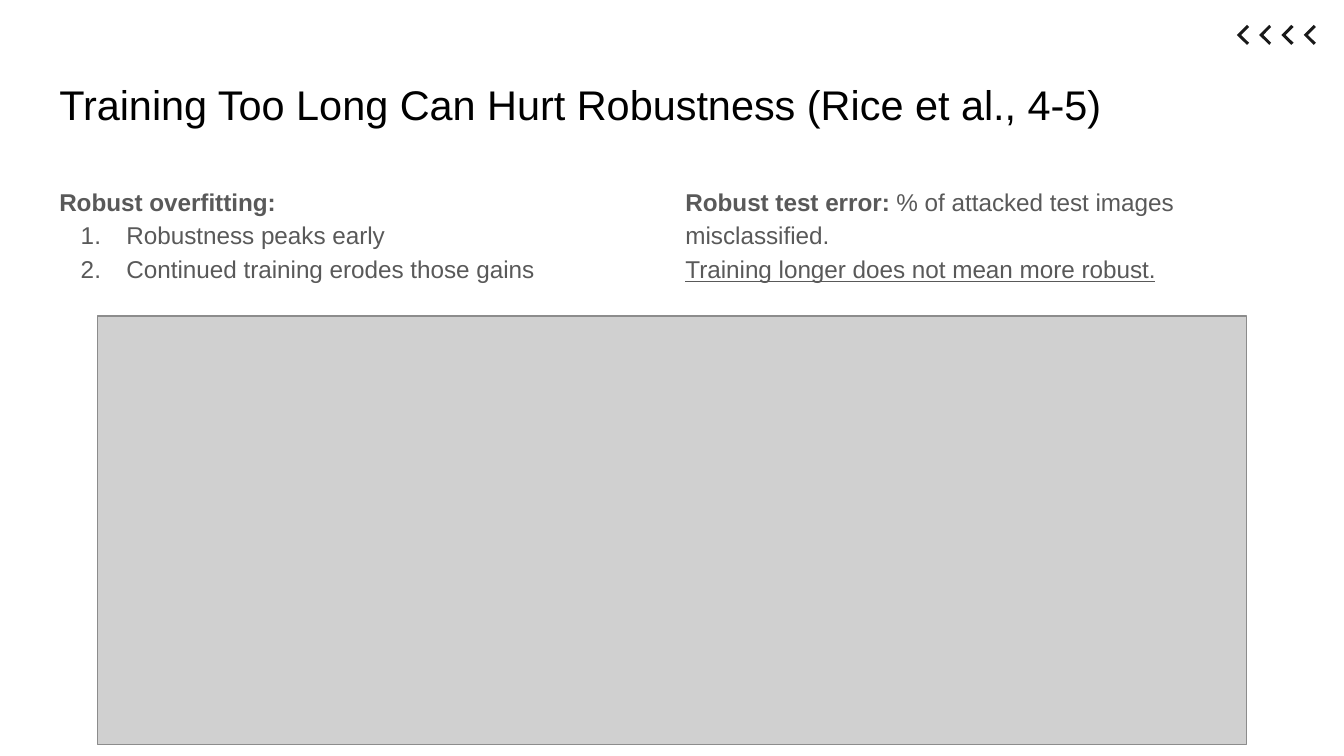
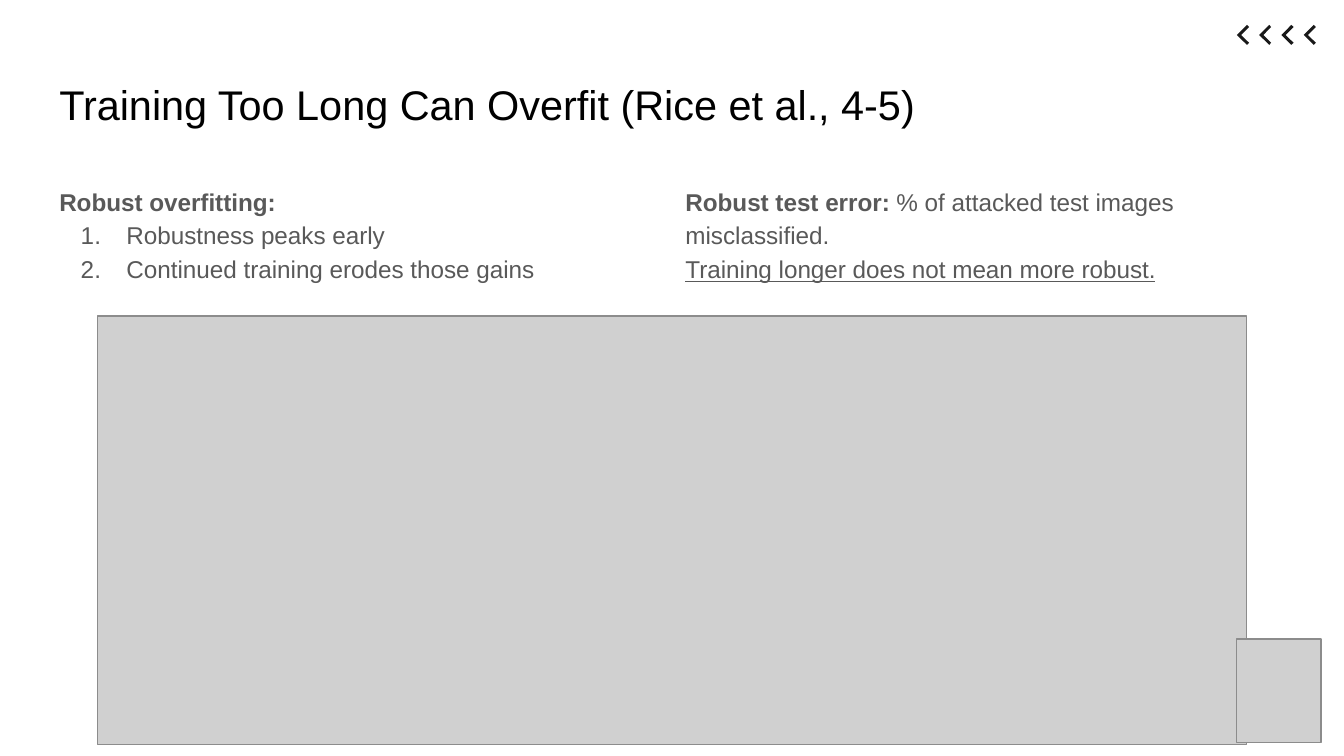
Before and after one commit to ItsKaiwenDu/Robust-Overfitting, a slide deck: slide 7 of report/slides.pptx (slide 9 before the commit). Drawn at 1344x756 pixels with LibreOffice and Linux fonts; fonts in the diff are those of the drawing; grey boxes stand for pictures. Boxes give left, top, right and bottom in pixels: in the first picture for what was removed or moved away, otherwise in the second. Text is boxed around its words. In the diff, an @@ line names an element or a change of style, - is before the commit and + after.

```diff
--- a/report/slides.pptx
+++ b/report/slides.pptx
@@ title at <box>59,90,915,128</box>: text changed @@
-Training Too Long Can Hurt Robustness (Rice et al., 4-5)
+Training Too Long Can Overfit (Rice et al., 4-5)
@@ picture added at <box>1236,638,1321,742</box> @@
```
Also in this commit, not shown: 12 other slides changed, 4 slides added, 7 slides removed, 11 other files.
